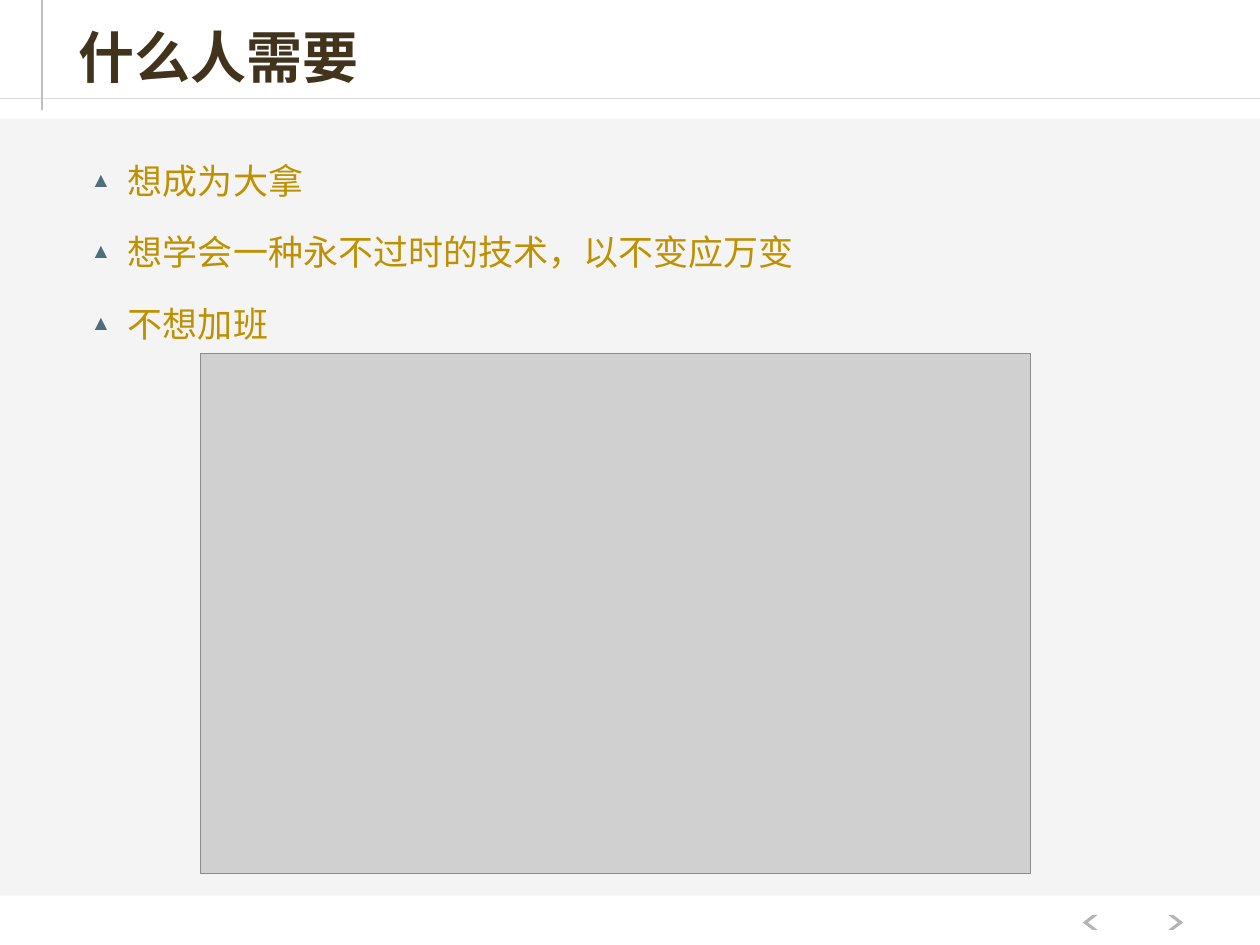
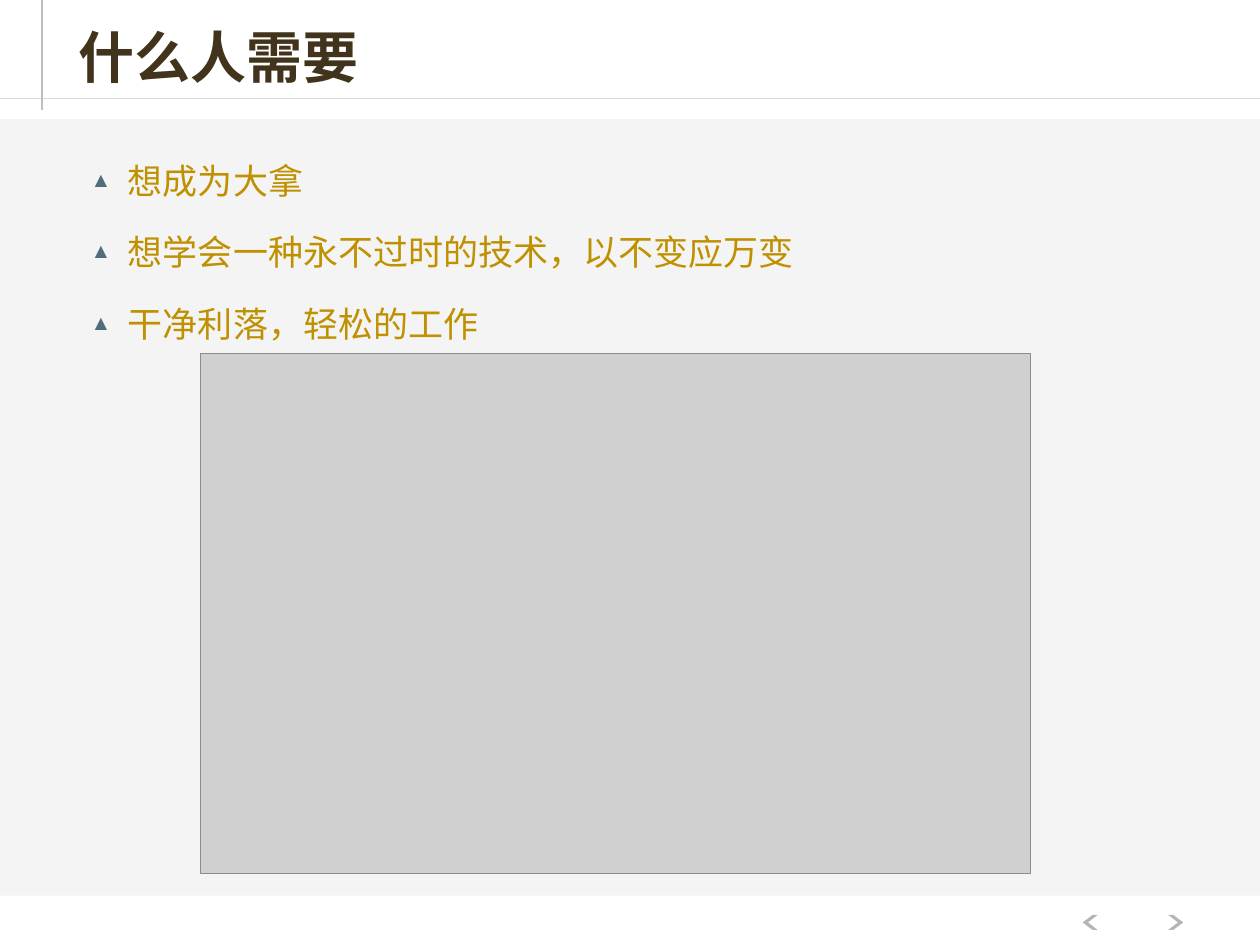
Before and after one commit to hejiehui/xross-tools-installer, a slide deck: slide 16 of doc/X-series V2.pptx. Drawn at 1260x945 pixels with LibreOffice and Linux fonts; fonts in the diff are those of the drawing; grey boxes stand for pictures. Boxes give left, top, right and bottom in pixels: in the first picture for what was removed or moved away, otherwise in the second. Text is boxed around its words. In the diff, an @@ line names an element or a change of style, - is before the commit and + after.

```diff
--- a/doc/X-series V2.pptx
+++ b/doc/X-series V2.pptx
@@ text at [128, 307, 479, 341]: text changed @@
-▲ 不想加班
+▲ 干净利落，轻松的工作
```
Also in this commit, not shown: 4 other slides changed.
